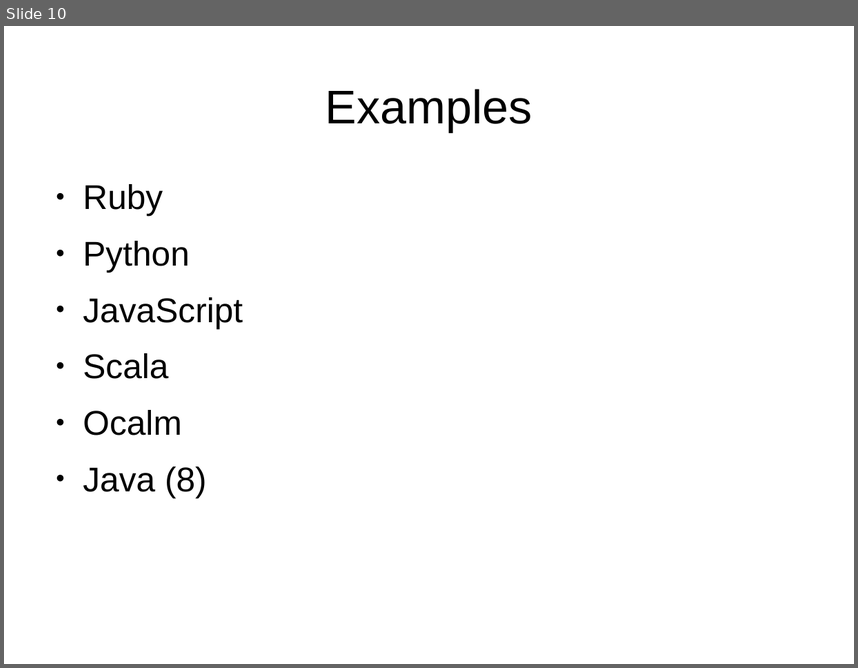
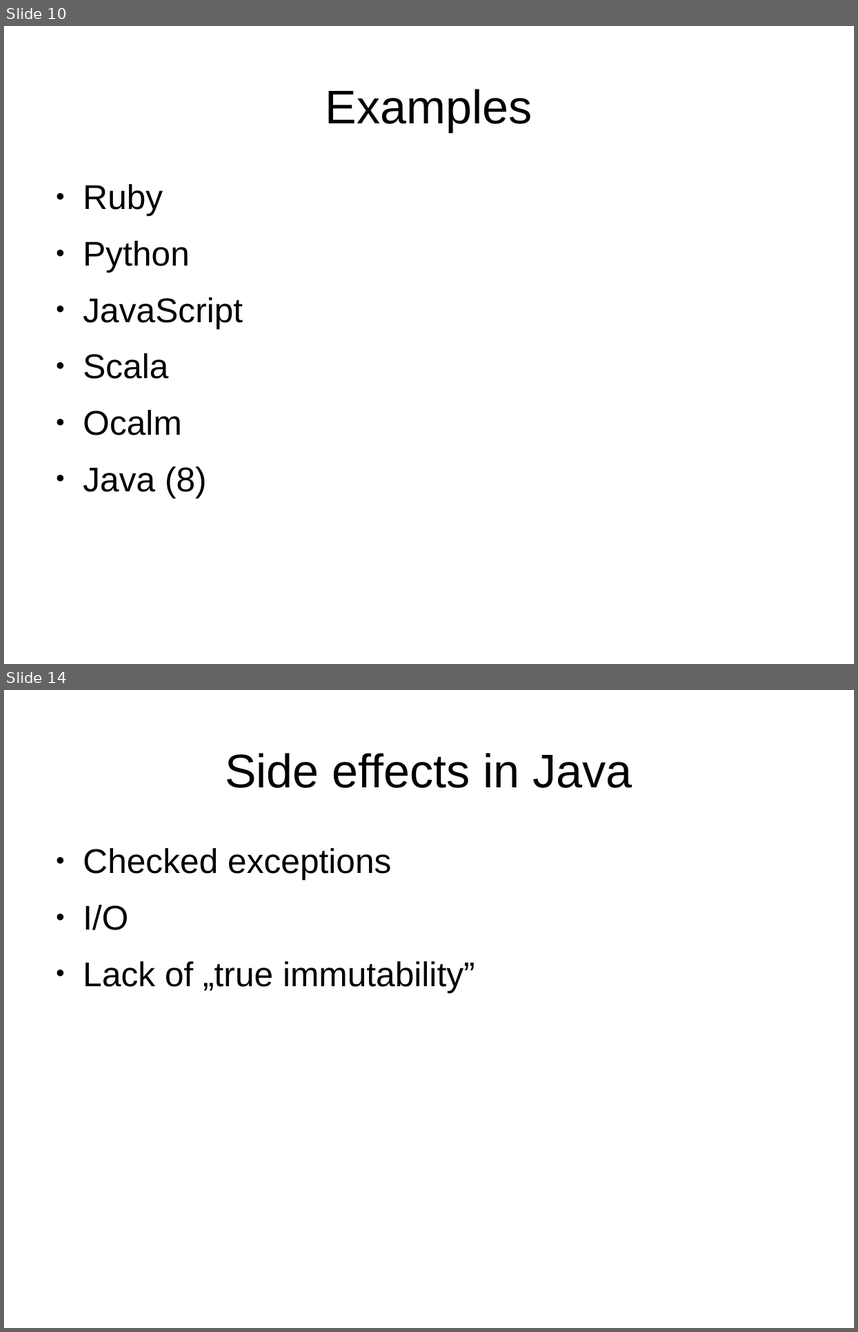
Before and after one commit to Koziolek/warsjawa_2014, a slide deck: beginning_fp/ch1.odp. Shown one above the other, each under a label of ours: slide 10 before the commit, slides 10 and 14 after it; the slides between them are not shown. The pictures are 858x668 and 858x1332 pixels, drawn with LibreOffice and Linux fonts; fonts in the diff are those of the drawing. Boxes give left, top, right and bottom in pixels: in the first picture for what was removed or moved away, otherwise in the second. Text is boxed around its words. In the diff, an @@ line names an element or a change of style, - is before the commit and + after.

```diff
--- a/beginning_fp/ch1.odp
+++ b/beginning_fp/ch1.odp
@@ slide 14 added at [4,690,854,1328], background #FFFFFF @@
@@ title added at [225,753,632,788], 44 pt, text #000000 @@
+Side effects in Java
@@ text added at [83,848,475,992], 32 pt, text #000000 @@
+● Checked exceptions
+● I/O
+● Lack of „true immutability”
```
Also in this commit, not shown: 2 slides changed, 8 other slides added, 2 other files.
